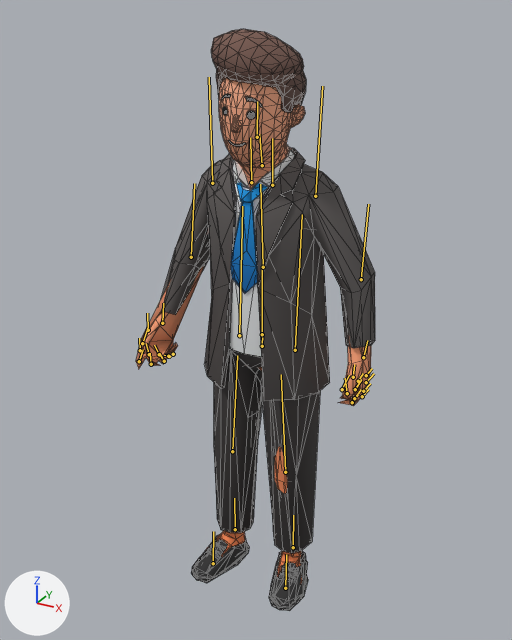
One commit to the glTF model public/models/supplied/office.glb: the scene before it, then after it.
One viewpoint serves both versions: a 50 mm camera at (0.93, -1.729, 1.82) aimed at (-0.026, 0.009, 0.951). The lights are fixed; the arrows at lower left show +X, +Y and +Z. The older version comes first. Both versions are drawn at frame 74 of the action 'Talk'; the numbers are the values there. The bones that change, and the others that lie on the model, are drawn over the model as lines. Mesh edges are drawn as thin lines.

Names of what the first picture shows: 'CivilianBody'.
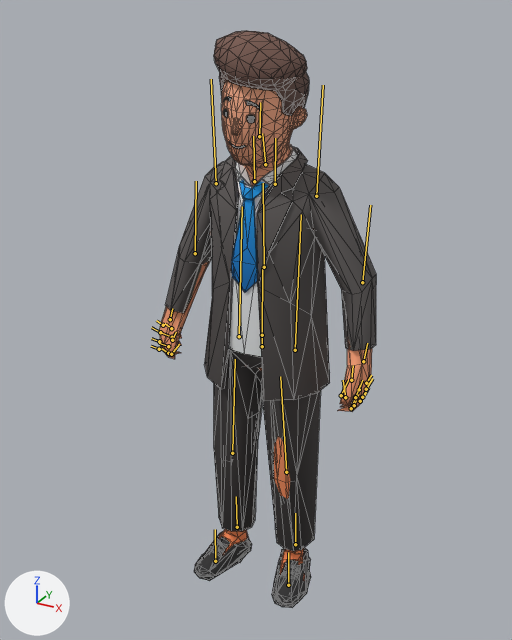
Where the change shows, as pixel boxes (x1, y1, x2, y2) in the pictures (512 x 640 px):
'CivilianBody', posed (9% narrower): before (136, 29, 375, 611); after (159, 31, 376, 608)
bone 'Hips', root to tip: before (262, 346) to (262, 334); after (262, 346) to (262, 335)
bone 'LeftUpLeg', root to tip: before (295, 350) to (302, 214); after (295, 350) to (301, 214)
bone 'LeftLeg', root to tip: before (285, 472) to (281, 374); after (286, 472) to (280, 376)
bone 'Spine', root to tip: before (262, 334) to (262, 268); after (262, 335) to (262, 268)
bone 'Spine1', root to tip: before (263, 267) to (260, 184); after (264, 267) to (263, 183)
bone 'Neck', root to tip: before (262, 165) to (259, 134); after (265, 164) to (262, 133)
bone 'Head', root to tip: before (257, 137) to (257, 101); after (259, 136) to (260, 102)
bone 'LeftShoulder', root to tip: before (272, 185) to (272, 138); after (275, 184) to (275, 138)
bone 'LeftArm', root to tip: before (315, 196) to (322, 86); after (316, 196) to (323, 85)
bone 'LeftForeArm', root to tip: before (361, 279) to (368, 204); after (362, 282) to (370, 205)
bone 'LeftHandIndex2', root to tip: before (352, 402) to (358, 394); after (351, 408) to (355, 398)
bone 'LeftHandMiddle2', root to tip: before (354, 398) to (361, 389); after (354, 405) to (358, 394)
bone 'LeftHandPinky1', root to tip: before (366, 375) to (372, 368); after (366, 383) to (371, 375)
bone 'LeftHandRing2', root to tip: before (355, 389) to (361, 379); after (355, 397) to (360, 385)
bone 'LeftHandThumb1', root to tip: before (353, 377) to (354, 364); after (351, 380) to (353, 365)
bone 'RightShoulder', root to tip: before (251, 182) to (250, 137); after (254, 181) to (253, 136)
bone 'RightArm', root to tip: before (212, 183) to (209, 77); after (216, 183) to (211, 79)
bone 'RightForeArm', root to tip: before (191, 257) to (194, 183); after (195, 253) to (196, 181)
bone 'RightHand', root to tip: before (162, 323) to (163, 303); after (170, 319) to (172, 308)
bone 'RightHandIndex1', root to tip: before (140, 350) to (139, 338); after (159, 349) to (151, 346)
bone 'RightHandIndex2', root to tip: before (139, 361) to (143, 349); after (168, 353) to (161, 348)
bone 'RightHandMiddle1', root to tip: before (149, 354) to (146, 343); after (159, 341) to (151, 338)
bone 'RightHandMiddle2', root to tip: before (151, 364) to (150, 353); after (168, 346) to (159, 343)
bone 'RightHandPinky1', root to tip: before (168, 356) to (164, 355); after (163, 325) to (156, 320)
bone 'RightHandPinky2', root to tip: before (173, 354) to (169, 357); after (171, 328) to (165, 323)
bone 'RightHandRing1', root to tip: before (159, 354) to (154, 345); after (160, 332) to (151, 327)
bone 'RightHandThumb1', root to tip: before (148, 330) to (147, 313); after (172, 340) to (176, 332)
bone 'RightUpLeg', root to tip: before (239, 335) to (242, 206); after (239, 336) to (242, 206)
bone 'RightLeg', root to tip: before (232, 451) to (237, 355); after (232, 453) to (235, 359)

The edits, one by one:
Bone 'Hips' (bone_hips) moves from (0.0, 0.0, 0.0) to (0.0, -0.001, 0.0).
Bone 'Hips' (bone_hips) turns from (-1, 0, -1) to (-2, 0, -1) degrees about its own x, y and z.
Bone 'LeftUpLeg' (bone_leftupleg) turns from (-1, 9, 1) to (-1, 8, 1) degrees about its own x, y and z.
Bone 'LeftLeg' (bone_leftleg) turns from (5, 7, 4) to (7, 7, 4) degrees about its own x, y and z.
Bone 'Spine' (bone_spine) turns from (2, 2, 2) to (1, 1, 1) degrees about its own x, y and z.
Bone 'Spine1' (bone_spine1) turns from (5, 1, -1) to (3, 0, 0) degrees about its own x, y and z.
Bone 'Neck' (bone_neck) turns from (10, -1, -2) to (14, -2, -3) degrees about its own x, y and z.
Bone 'Head' (bone_head) turns from (-8, -1, -2) to (-6, -2, -3) degrees about its own x, y and z.
Bone 'LeftShoulder' (bone_leftshoulder) turns from (-1, 3, -1) to (0, 0, -1) degrees about its own x, y and z.
Bone 'LeftArm' (bone_leftarm) turns from (2, -9, -3) to (0, -6, -1) degrees about its own x, y and z.
Bone 'LeftForeArm' (bone_leftforearm) turns from (-3, 7, 1) to (-2, 5, 0) degrees about its own x, y and z.
Bone 'LeftHandIndex2' (bone_lefthandindex2) turns from (-5, 1, 3) to (-7, 3, 7) degrees about its own x, y and z.
Bone 'LeftHandMiddle2' (bone_lefthandmiddle2) turns from (-7, 2, 2) to (-10, 3, 5) degrees about its own x, y and z.
Bone 'LeftHandPinky1' (bone_lefthandpinky1) turns from (5, -4, -21) to (4, -5, -16) degrees about its own x, y and z.
Bone 'LeftHandRing2' (bone_lefthandring2) turns from (-5, -1, 4) to (-7, 0, 8) degrees about its own x, y and z.
Bone 'LeftHandThumb1' (bone_lefthandthumb1) turns from (4, 11, 4) to (0, 12, 3) degrees about its own x, y and z.
Bone 'RightShoulder' (bone_rightshoulder) turns from (1, 0, -2) to (1, 0, 0) degrees about its own x, y and z.
Bone 'RightArm' (bone_rightarm) turns from (-9, 1, 4) to (-2, 2, 1) degrees about its own x, y and z.
Bone 'RightForeArm' (bone_rightforearm) turns from (-11, -3, 1) to (-9, -2, 1) degrees about its own x, y and z.
Bone 'RightHand' (bone_righthand) turns from (-27, -42, 34) to (33, 18, -22) degrees about its own x, y and z.
Bone 'RightHandIndex1' (bone_righthandindex1) turns from (3, -2, 1) to (24, -3, 39) degrees about its own x, y and z.
Bone 'RightHandIndex2' (bone_righthandindex2) turns from (-19, -14, -20) to (-8, -2, 1) degrees about its own x, y and z.
Bone 'RightHandMiddle1' (bone_righthandmiddle1) turns from (15, -2, 19) to (23, -3, 38) degrees about its own x, y and z.
Bone 'RightHandMiddle2' (bone_righthandmiddle2) turns from (-10, -1, 3) to (-1, 4, 15) degrees about its own x, y and z.
Bone 'RightHandPinky1' (bone_righthandpinky1) turns from (18, -14, 71) to (15, 0, 43) degrees about its own x, y and z.
Bone 'RightHandPinky2' (bone_righthandpinky2) turns from (4, 7, 22) to (-6, 6, 2) degrees about its own x, y and z.
Bone 'RightHandRing1' (bone_righthandring1) turns from (16, -2, 36) to (19, -1, 42) degrees about its own x, y and z.
Bone 'RightHandThumb1' (bone_righthandthumb1) turns from (6, 3, -5) to (-3, -8, -4) degrees about its own x, y and z.
Bone 'RightUpLeg' (bone_rightupleg) turns from (0, 1, 0) to (0, 0, -1) degrees about its own x, y and z.
Bone 'RightLeg' (bone_rightleg) turns from (-1, -7, -1) to (2, -7, -2) degrees about its own x, y and z.
